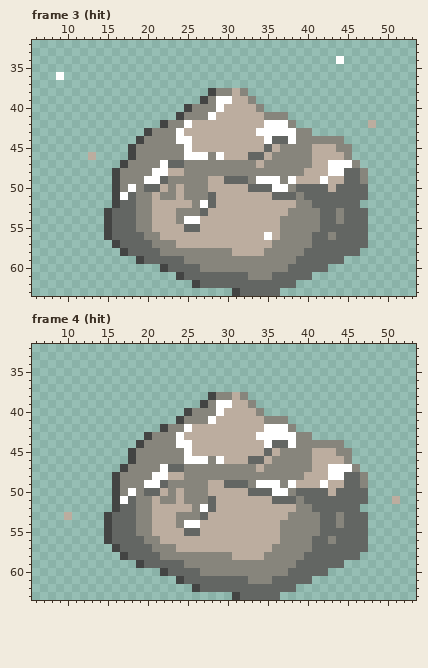
A pixel-art file gets an edit: Assets/Sprites/Ground/Ores/Stone/Stone Ore.aseprite. Above is the file before it was changed.
64x64 pixels, 5 frames. Shown: frame 3 (hit): x 6..53, y 32..63; frame 4 (hit): x 6..53, y 32..63. The commit also changed other frames, which this record leaves out.
Now the later version:
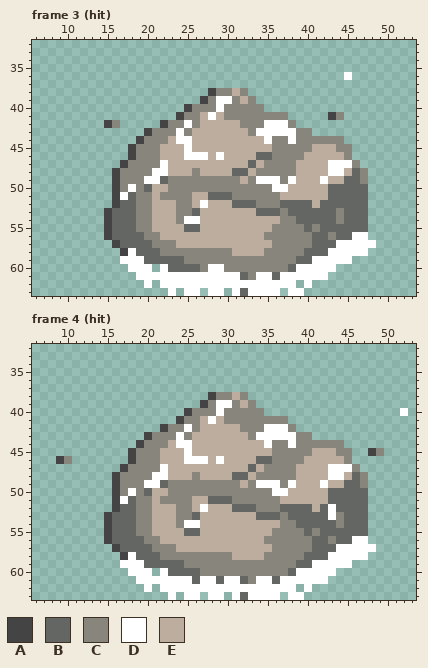
Palette (. is transparent): A #434443  B #636663  C #87857c  D #ffffff  E #bcad9f
What changed:
Changed rows in their new state; - is an unchanged pixel.
Frame 3 (hit), layers "Snow", "Layer 1":
first column x 9:
34 -----------------------------------.----
36 .-----------------------------------D---
39 ----------------------C-----------------
40 ---------------------CCCC---------------
41 ------------------E--CCCCC--------AC----
42 ------AC---------C-----CCC-------------.
43 ----------------C-------C---------------
44 --------------E------------CC-----------
45 -------------EEE----------EC------------
46 ----.--------EEE---E----E-B----E--------
47 --------------EEEEEEEEEEB-----EE--------
48 ----------------E-EEEEBBE-----E-----E---
49 -------------------CCCCE----------------
50 ------------E--C---CCCCCCCC--EEEEEB-----
51 ---------------C-EE-BBCCCCCCEEEEEE------
52 ---------------CCE-E--BBBCCCBBBBE-----B-
53 -----------------BE------BBBCBBBB-------
54 ------------------------------BBB-------
55 ---------------------------C---B--------
56 --------------------------CC---------DD-
57 -----------------------------------DDDDD
58 ---------D------------------------DDDDD-
59 --------DDD---------------------DDDDD---
60 ---------DDD-D-----DD---------DDDDD-----
61 ----------DDDDDDDDDDDDD--DD-DDDDDD------
62 -----------D-DDDDDDDDDDDDDDDDD-D--------
63 --------------D-DD-DD-D-DDDD-DD---------
Frame 4 (hit), layers "Snow", "Layer 1":
first column x 9:
39 ----------------------C---------------------
40 ---------------------CCCC------------------D
41 ------------------E--CCCCC------------------
42 -----------------C-----CCC------------------
43 ----------------C-------C-------------------
44 --------------E------------CC---------------
45 -------------EEE----------EC-----------AC---
46 AC-----------EEE---E----E-B----E------------
47 --------------EEEEEEEEEEB-----EE------------
48 ----------------E-EEEEBBE-----E-----E-------
49 -------------------CCCCE--------------------
50 ------------E--C---CCCCCCCC--EEEEEB---------
51 ---------------C-EE-BBCCCCCCEEEEEE--------.-
52 ---------------CCE-E--BBBCCCBBBBE-D---B-----
53 -.---------------BE------BBBCBBBB-D---------
54 ------------------------------BBB-----------
55 ---------------------------C---B------------
56 --------------------------CC---------DD-----
57 -----------------------------------DDDDD----
58 ---------D------------------------DDDDD-----
59 --------DDD---------------------DDDDD-------
60 ---------DDD-D----------------DDDDD---------
61 ----------DDDDDDD-DD-DD--DD-DDDDDD----------
62 -----------D-DDDDDDDDDDDDDDDDD-D------------
63 --------------D-DD-DD-D-DDDD-DD-------------
